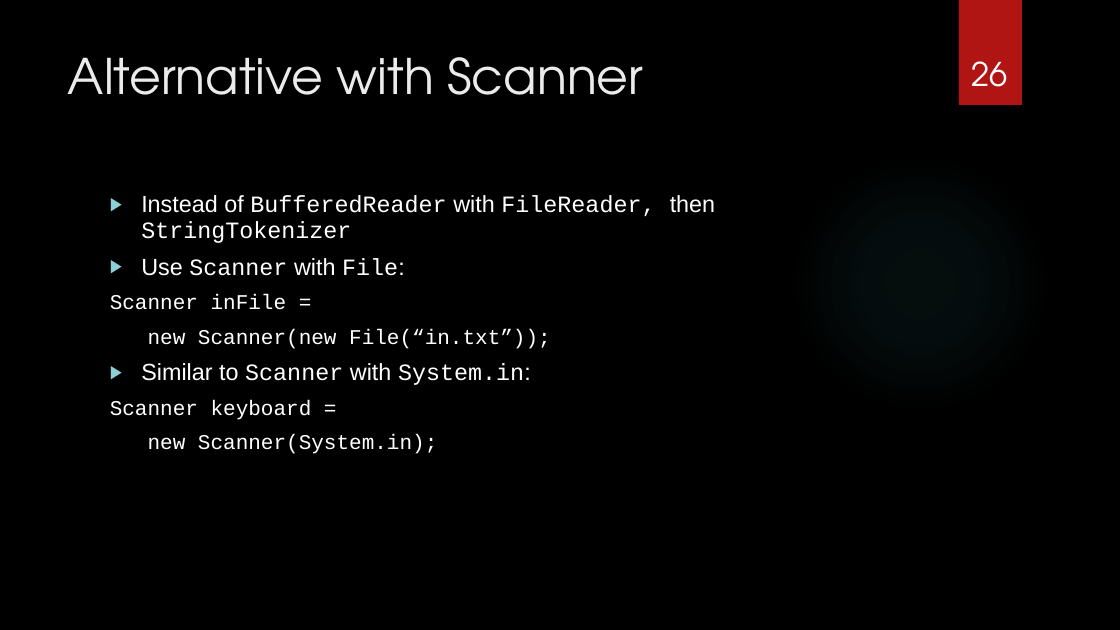
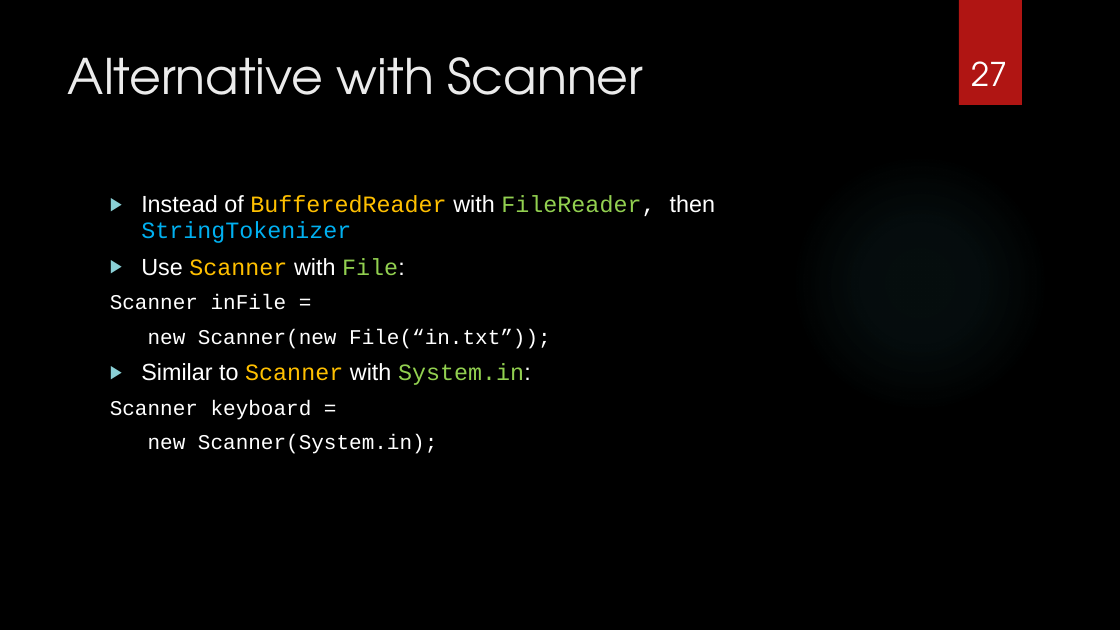
Before and after one commit to 9231058/AP101, a slide deck: slide 27 of slides/07-Ch12.pptx (slide 26 before the commit). Drawn at 1120x630 pixels with LibreOffice and Linux fonts; fonts in the diff are those of the drawing; background and template pictures are left out. Boxes give left, top, right and bottom in pixels: in the first picture for what was removed or moved away, otherwise in the second. Text is boxed around its words. In the diff, an @@ line names an element or a change of style, - is before the commit and + after.

```diff
--- a/slides/07-Ch12.pptx
+++ b/slides/07-Ch12.pptx
@@ page number at (971,61,1007,86): text changed @@
-26
+27
@@ text at (141,195,715,385): text colour #FFFFFF to #FFC000 in "BufferedReader", "Scanner", "Scanner"; text colour #FFFFFF to #92D050 in "FileReader,", "File:", "System.in:"; text colour #FFFFFF to #00B0F0 in "StringTokenizer" @@
```
Also in this commit, not shown: 10 other slides changed, 1 slide added, 1 other file.
